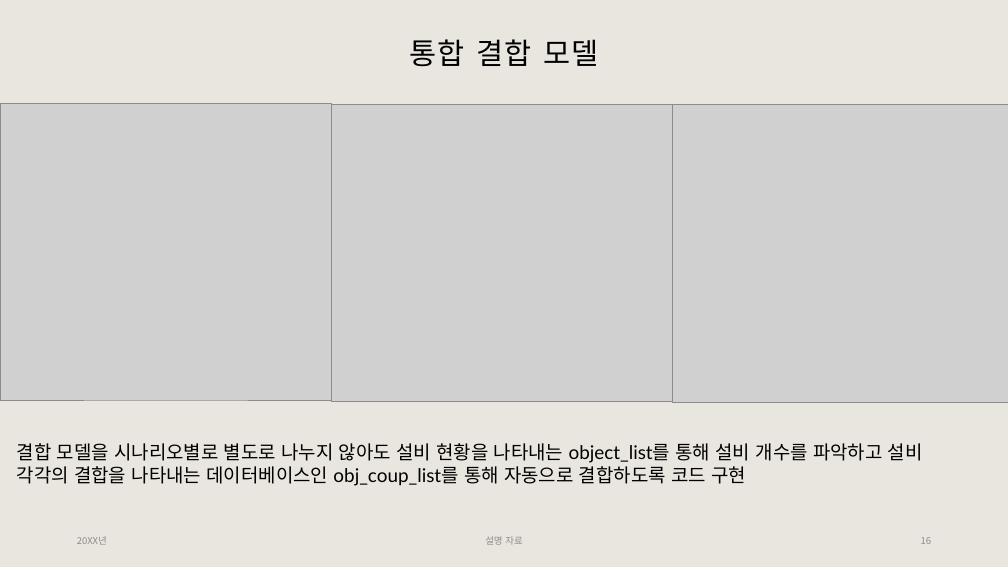
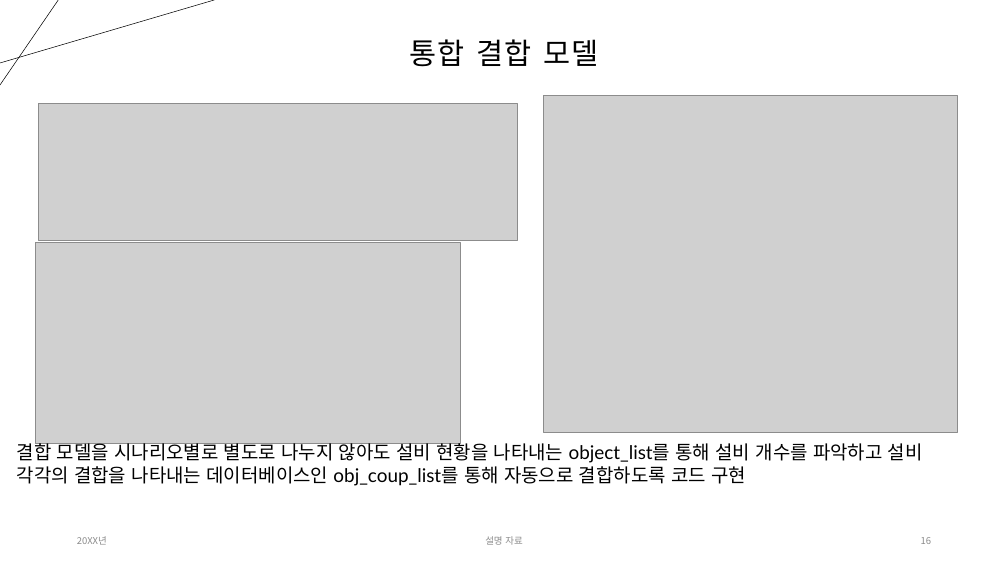
Before and after one commit to Tentailsahri/DT_FINAL_Project, a slide deck: slide 16 of 문서/시나리오에 따른 공정 시뮬레이션 발표 - 박민준.pptx. Drawn at 1008x567 pixels with LibreOffice and Linux fonts; fonts in the diff are those of the drawing; grey boxes stand for pictures. Boxes give left, top, right and bottom in pixels: in the first picture for what was removed or moved away, otherwise in the second. Text is boxed around its words. In the diff, an @@ line names an element or a change of style, - is before the commit and + after.

```diff
--- a/문서/시나리오에 따른 공정 시뮬레이션 발표 - 박민준.pptx
+++ b/문서/시나리오에 따른 공정 시뮬레이션 발표 - 박민준.pptx
@@ background #E9E6DF to #FFFFFF @@
@@ line added from (0, 63) to (214, 0), #000000 0.5 pt @@
@@ line added from (58, 0) to (0, 85), #000000 0.5 pt @@
@@ picture: place and size @@
-picture at [0,104,331,401]
+picture at [39,104,517,240]
@@ picture: place and size @@
-picture at [672,104,1008,402]
+picture at [544,96,957,433]
@@ picture: place and size @@
-picture at [331,104,684,402]
+picture at [36,243,461,444]
```
Also in this commit, not shown: 2 other slides changed.
